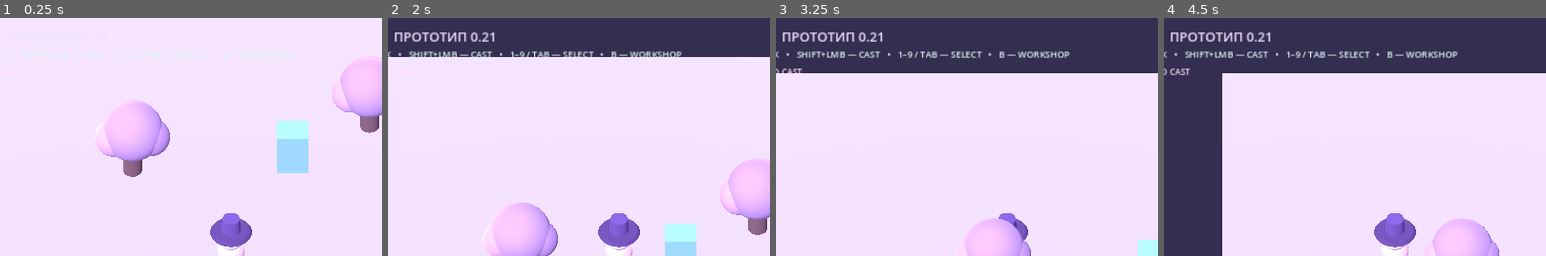
Above: before the commit, frames 1-4 (left to right).
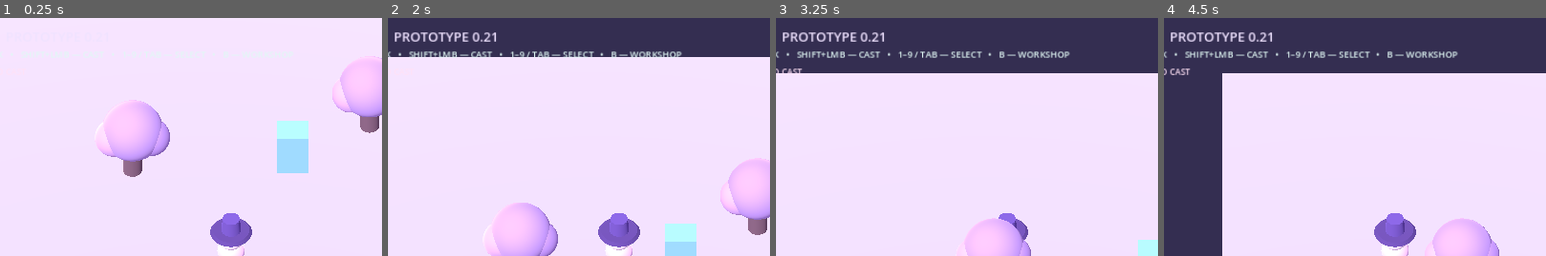
Above: after the commit, the same moments.

Repository: 0ri-space-cat/luna-dev-mode
Game: Godot game, scene res://scenes/main.tscn
Two runs of this game, one before a commit and one after it. Both use one fixed random seed, a clock stepped at 60 frames per second and the inputs below.
Inputs (mouse positions are % of the whole screen's width and height, from its top left):
- Up to frame 1 (0.25 s): no input
- Up to frame 2 (2 s): click "ENGLISH" at 0.5 s; tap Enter at 1.25 s; move the mouse to (45, 70) at 1.27 s; hold W (move_forward) from 1.28 s (still down); tap Z at 1.35 s; click (45, 70) at 1.42 s
- Up to frame 3 (3.25 s): release W (move_forward) at 2 s; drag from (80, 65) to (45, 70) at 2.02 s; tap Space at 2.75 s; move the mouse to (20, 35) at 2.77 s; hold A (move_left) from 2.78 s (still down); tap 9 at 2.85 s
- Up to frame 4 (4.5 s): release A (move_left) at 3.5 s; drag from (55, 50) to (20, 35) at 3.52 s; click "✓ DONE [ESC]" at 4.25 s
The pictures show only the part of the screen within x 20-70%, y 0-50%; the shares and areas given below are measured in that part.

The runs differ from the first frame. In frame 2, 0.7% of the frame differs, in the area x 2-29%, y 6-10%; in frame 3, 0.7%; in frame 4, 0.7%.

Commit message:
chore: mark current systemic gameplay graybox as version 0.21

Diff:
--- a/scripts/core/ui_language.gd
+++ b/scripts/core/ui_language.gd
@@ -67,7 +67,7 @@
 	"ОГНЕННЫЙ ШАР": "FIREBALL",
 	"ЛЕДЯНОЙ ОСКОЛОК": "FROST SHARD",
 	"ИСКРОВОЙ РАЗРЯД": "ARC BOLT",
-	"LUNA: DEV MODE   ✦   ПРОТОТИП 0.20": "LUNA: DEV MODE   ✦   PROTOTYPE 0.20",
+	"LUNA: DEV MODE   ✦   ПРОТОТИП 0.21": "LUNA: DEV MODE   ✦   PROTOTYPE 0.21",
 	"WASD — ходить   •   ЛКМ — взломать   •   Shift+ЛКМ — колдовать   •   1–9 / Tab — выбрать   •   B — конструктор": "WASD — MOVE   •   LMB — HACK   •   SHIFT+LMB — CAST   •   1–9 / TAB — SELECT   •   B — WORKSHOP",
 	"Попробуй: FRIDGE → IS_ALIVE TRUE → BEHAVIOR_MODE CHASE → TARGET_GROUP TREE": "TRY: FRIDGE → IS_ALIVE TRUE → BEHAVIOR_MODE CHASE → TARGET_GROUP TREE",
 	"ДНЕВНИК ЛУНЫ   [J]": "LUNA'S JOURNAL   [J]",
